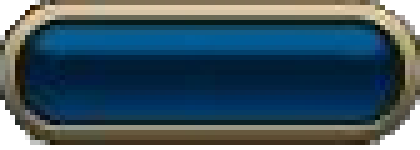
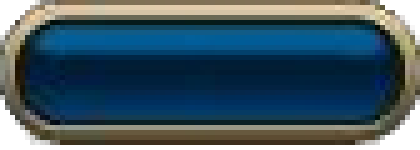
Layer changes from the first 420×150 image to the second:
painted on "Eingefügte Ebene" over (0, 0, 420, 145)
